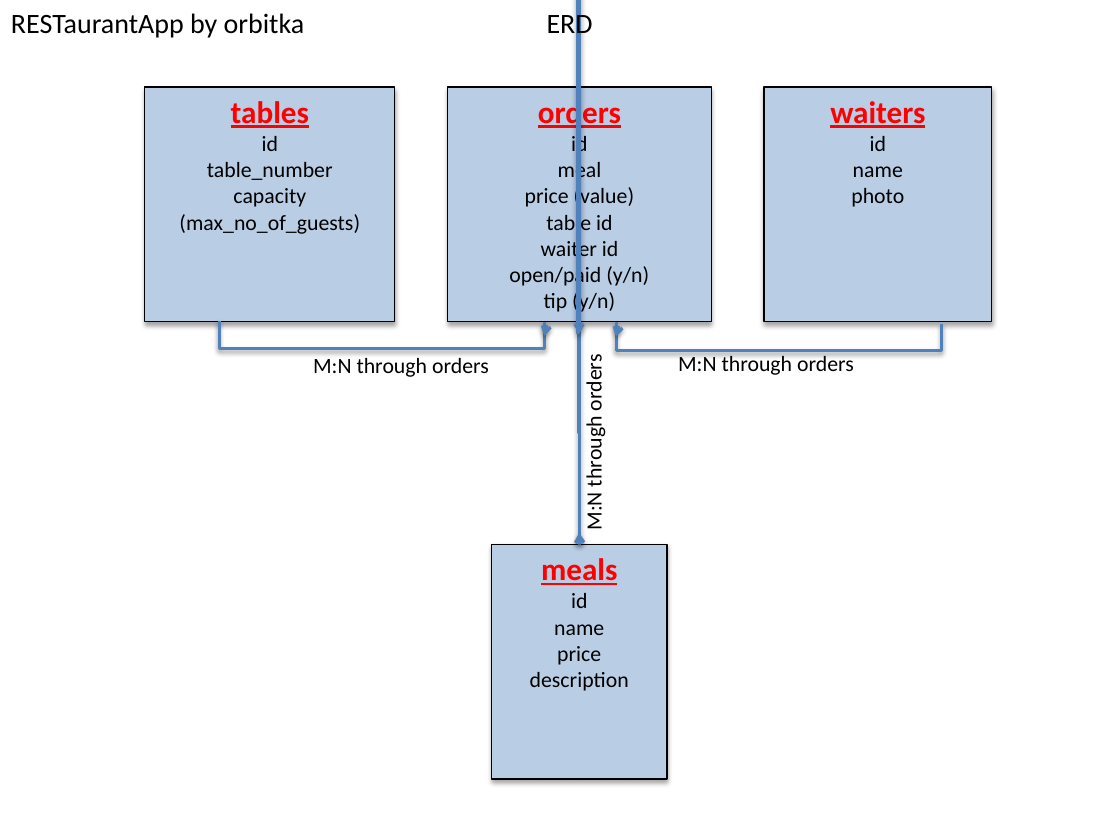
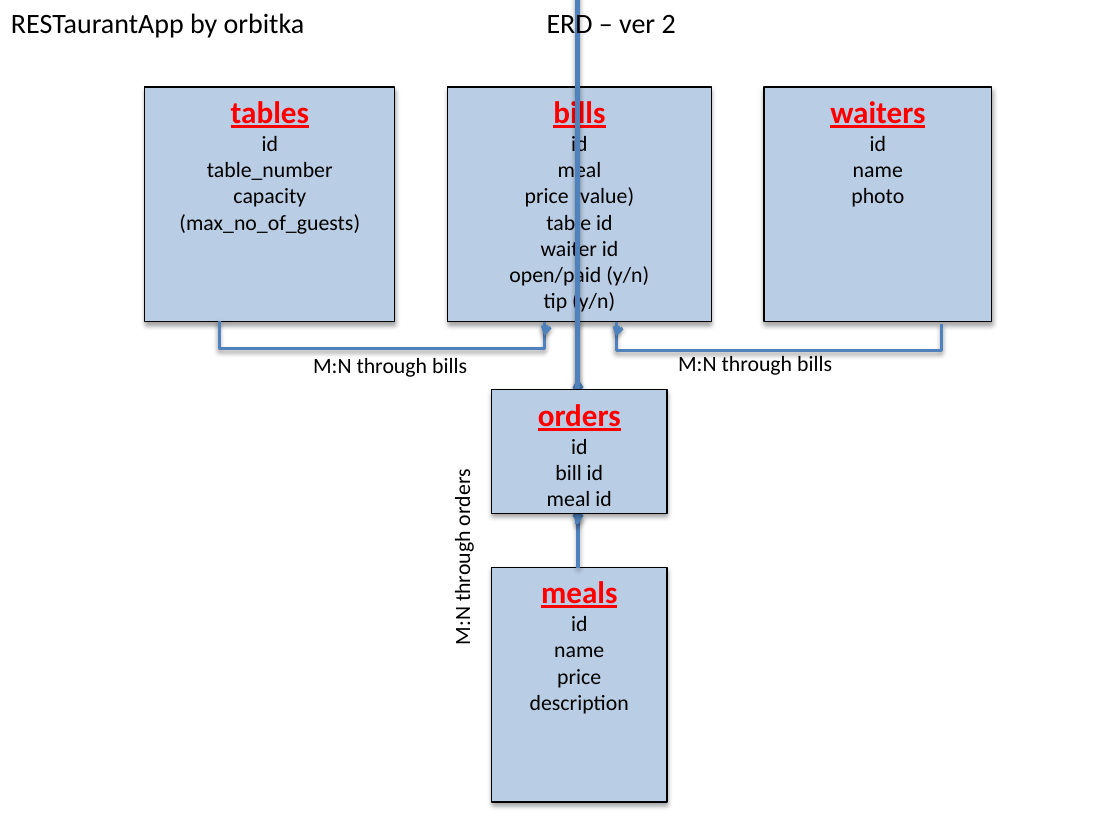
Before and after one commit to orbitka/RESTaurantApp, a slide deck: slide 1 of ERD+wireframes.pptx. Drawn at 1120x840 pixels with LibreOffice and Linux fonts; fonts in the diff are those of the drawing. Boxes give left, top, right and bottom in pixels: in the first picture for what was removed or moved away, otherwise in the second. Text is boxed around its words. In the diff, an @@ line names an element or a change of style, - is before the commit and + after.

```diff
--- a/ERD+wireframes.pptx
+++ b/ERD+wireframes.pptx
@@ text at box(11, 10, 676, 40): text changed @@
-RESTaurantApp by orbitka ERD
+RESTaurantApp by orbitka ERD – ver 2
@@ text in rectangle at box(553, 97, 605, 131): text changed @@
-orders
+bills
@@ elbow line moved from (579, 321) - (579, 544) to (578, 321) - (578, 568) @@
@@ text at box(313, 358, 467, 377): text changed @@
-M:N through orders
+M:N through bills
@@ text at box(678, 352, 832, 375): text changed @@
-M:N through orders
+M:N through bills
@@ elbow arrow moved from (579, 533) - (579, 534) to (578, 379) - (578, 381) @@
@@ rectangle added at box(492, 390, 668, 513), fill #B9CDE5, outline #000000 0.75 pt, 14 pt, text #000000 @@
+orders
+id
+bill id
+meal id
@@ text "M:N through orders": place and size @@
-text "M:N through orders" at box(581, 359, 608, 529)
+text "M:N through orders" at box(449, 474, 476, 644)
@@ elbow arrow moved from (579, 334) - (578, 334) to (578, 524) - (577, 524) @@
@@ rectangle "meals": place and size @@
-rectangle "meals" at box(492, 544, 668, 780)
+rectangle "meals" at box(492, 567, 668, 802)
```
Also in this commit, not shown: 8 other slides changed, 1 slide added, 17 other files.
